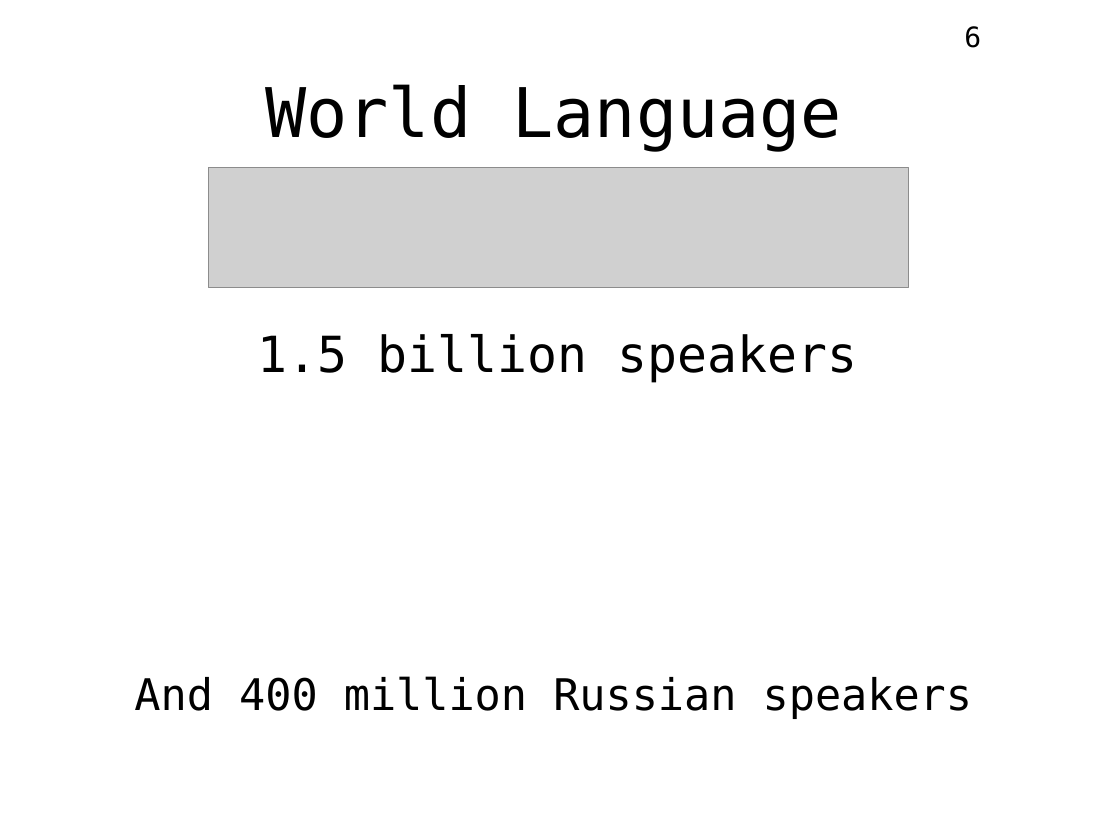
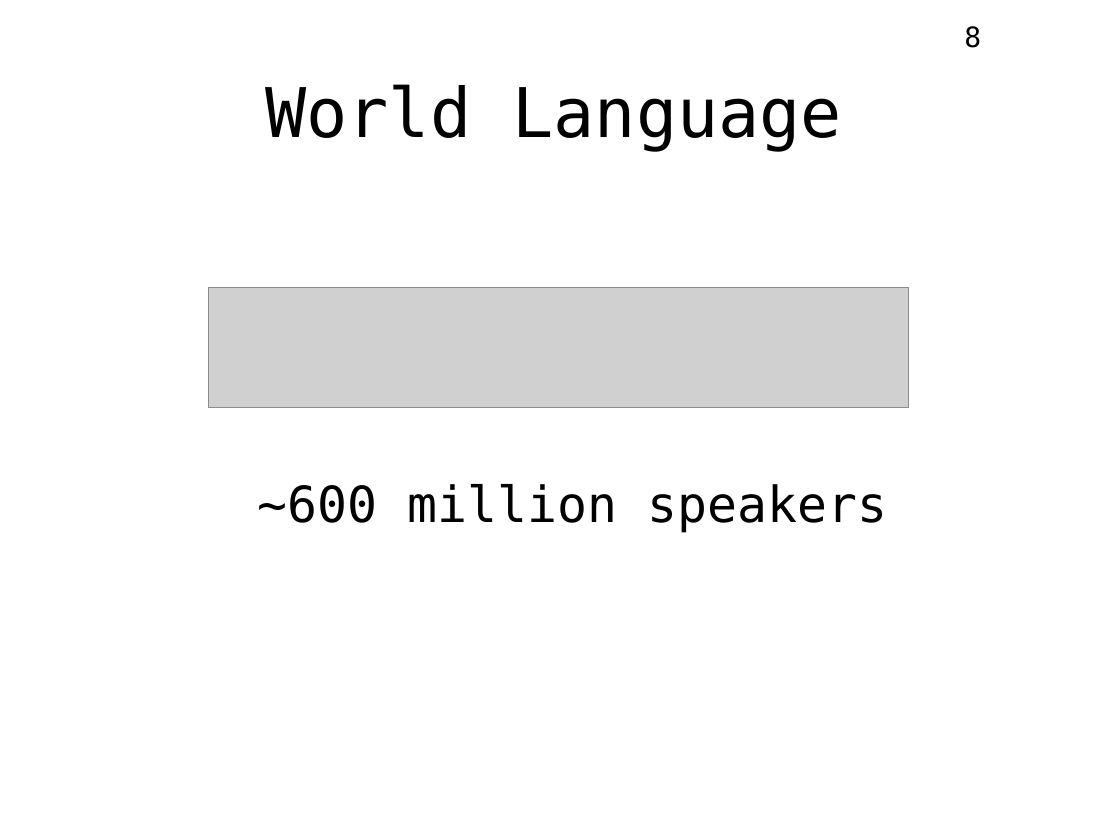
Before and after one commit to konstunn/eng, a slide deck: slide 8 of sem2/eng4tech/english4techmakers.odp (slide 6 before the commit). Drawn at 1120x840 pixels with LibreOffice and Linux fonts; fonts in the diff are those of the drawing; grey boxes stand for pictures. Boxes give left, top, right and bottom in pixels: in the first picture for what was removed or moved away, otherwise in the second. Text is boxed around its words. In the diff, an @@ line names an element or a change of style, - is before the commit and + after.

```diff
--- a/sem2/eng4tech/english4techmakers.odp
+++ b/sem2/eng4tech/english4techmakers.odp
@@ page number at [964, 26, 981, 48]: text changed @@
-6
+8
@@ picture: place and size @@
-picture at [208, 168, 908, 288]
+picture at [208, 288, 908, 408]
@@ text removed at [258, 334, 858, 383] @@
-1.5 billion speakers
@@ text added at [258, 484, 888, 533], 32 pt, text #000000 @@
+~600 million speakers
@@ text removed at [134, 676, 972, 719] @@
-And 400 million Russian speakers
```
Also in this commit, not shown: 9 other slides changed, 6 slides added, 2 slides removed, 34 other files.
